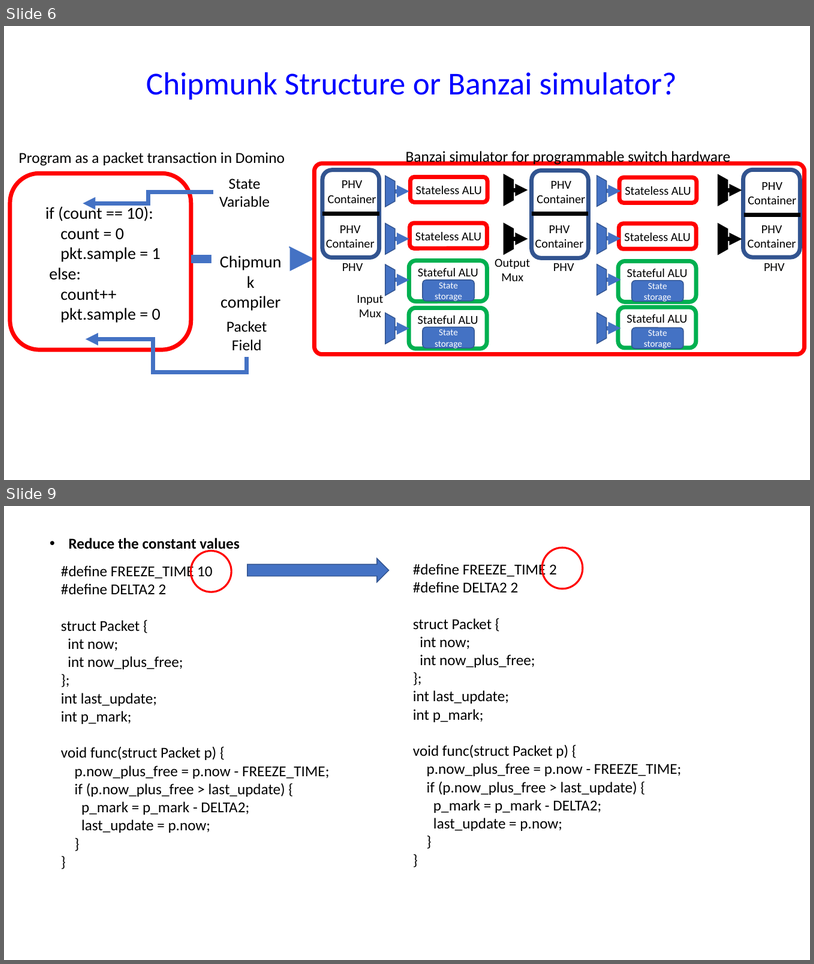
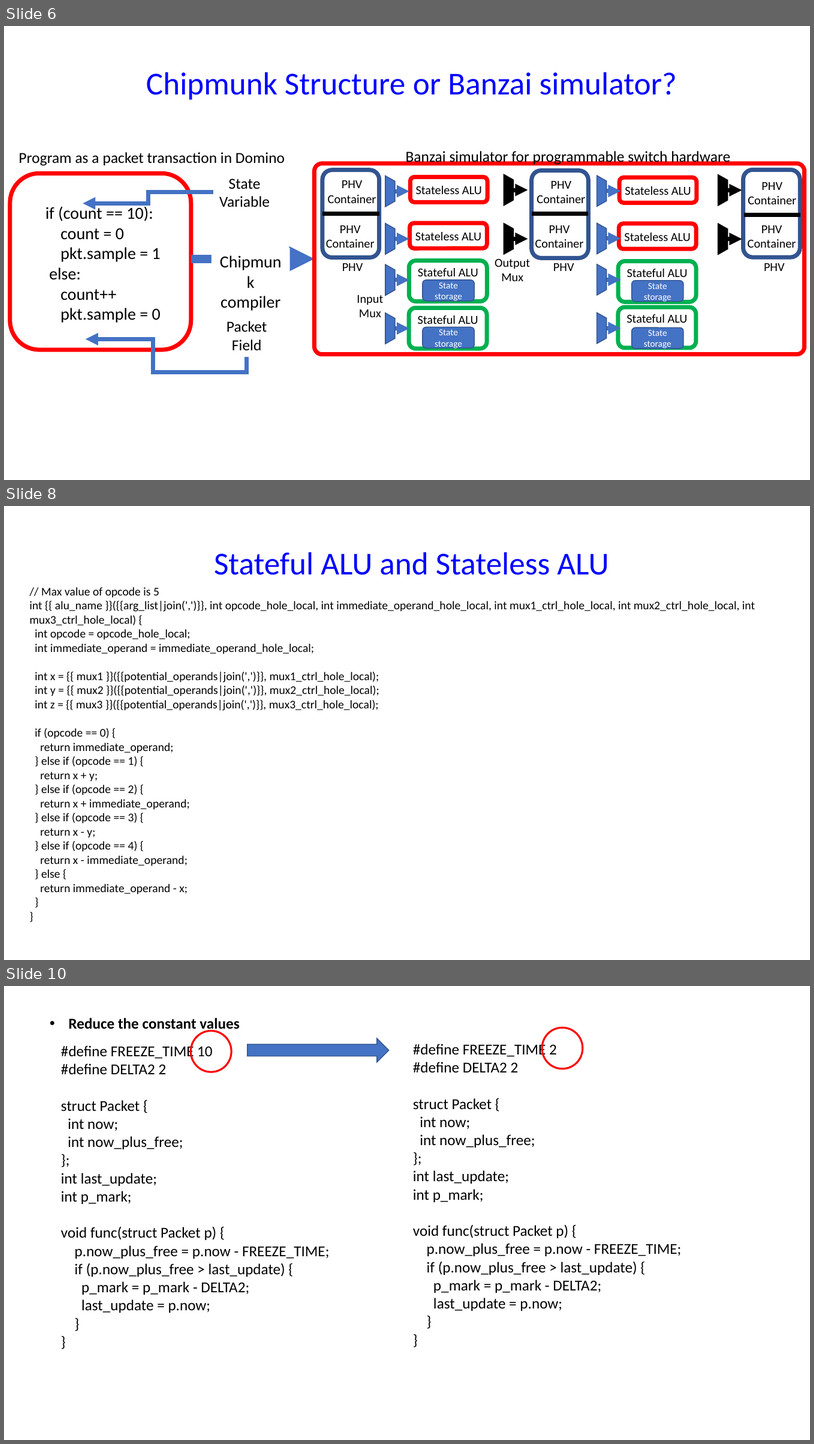
Before and after one commit to chipmunk-project/chipmunk_talk, a slide deck: HotNets_talk.pptx. Shown one above the other, each under a label of ours: slides 6 and 9 before the commit, slides 6, 8 and 10 after it; the slides between them are not shown. The pictures are 814x964 and 814x1444 pixels, drawn with LibreOffice and Linux fonts; fonts in the diff are those of the drawing. Boxes give left, top, right and bottom in pixels: in the first picture for what was removed or moved away, otherwise in the second. Text is boxed around its words. In the diff, an @@ line names an element or a change of style, - is before the commit and + after.

Commit message:
Add some code for stateless and stateful ALU

```diff
--- a/HotNets_talk.pptx
+++ b/HotNets_talk.pptx
@@ slide 8 added at (x1=4, y1=506, x2=810, y2=960), background #FFFFFF @@
@@ text added at (x1=214, y1=552, x2=609, y2=575), 38 pt, text #0000FF @@
+Stateful ALU and Stateless ALU
@@ text added at (x1=30, y1=587, x2=755, y2=894), 14 pt, text #000000 @@
+// Max value of opcode is 5
+int {{ alu_name }}({{arg_list|join(',')}}, int opcode_hole_local, int immediate_operand_hole_local, int mux1_ctrl_hole_local, int mux2_ctrl_hole_local, int mux3_ctrl_hole_local) {
+int opcode = opcode_hole_local;
+int immediate_operand = immediate_operand_hole_local;
+int x = {{ mux1 }}({{potential_operands|join(',')}}, mux1_ctrl_hole_local);
+int y = {{ mux2 }}({{potential_operands|join(',')}}, mux2_ctrl_hole_local);
+int z = {{ mux3 }}({{potential_operands|join(',')}}, mux3_ctrl_hole_local);
+if (opcode == 0) {
+return immediate_operand;
+} else if (opcode == 1) {
+return x + y;
+} else if (opcode == 2) {
+return x + immediate_operand;
+} else if (opcode == 3) {
+return x - y;
+} else if (opcode == 4) {
+return x - immediate_operand;
+} else {
+return immediate_operand - x;
+}
+}
@@ what was slide 9 is now slide 10 @@
```
Also in this commit, not shown: 2 slides changed.
